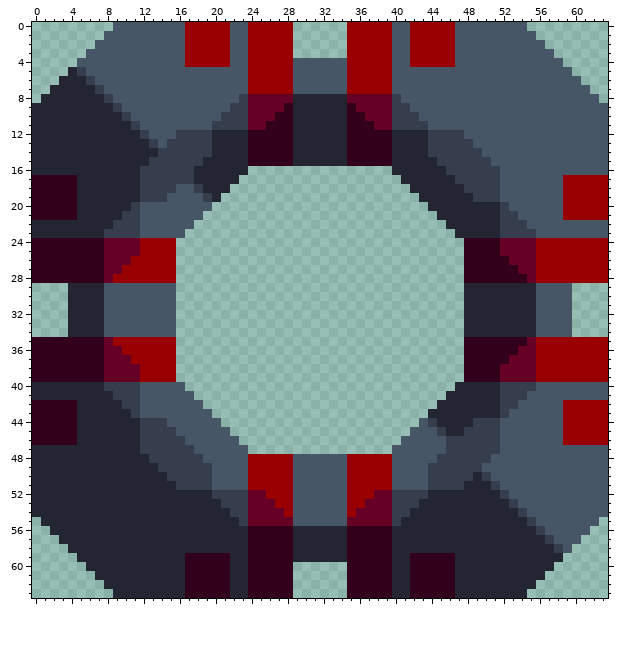
Pixel-art file -- sprites/blocks/drills/BLOOD EXTRACTOR/biotic-zlo-production-blood-extractor.ase. This is how it looked before the edit.
64x64 pixels, 1 frame.
After:
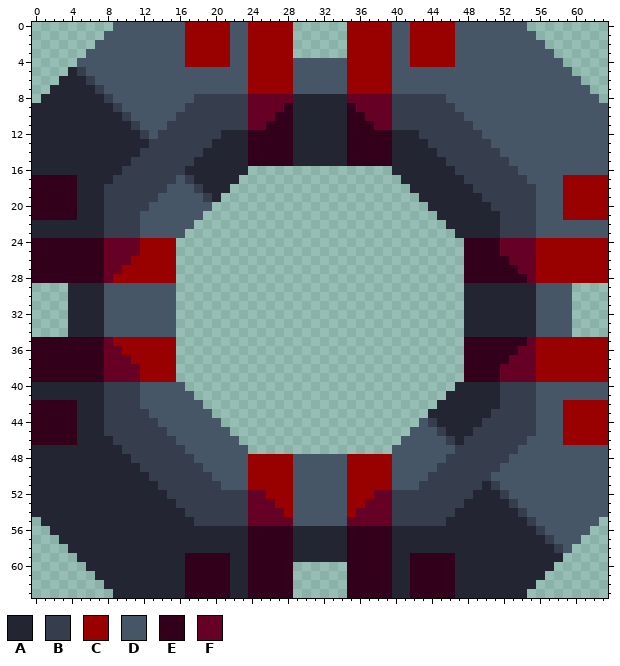
Palette (. is transparent): A #242533  B #363d4d  C #990000  D #475666  E #33001b  F #660025
Difference:
--- layer "Layer"
@@ x 0..63 @@
  7 ..AAAAABDDDDDDDDDDDDDDDDCCCCCDDDDDDCCCCCDDDDDDDDDDDDDDDDDDDDDD..
- 8 .AAAAAAABDDDDDDDDDDDDDDBFFFFFAAAAAAFFFFFBDDDDDDDDDDDDDDDDDDDDDD.
- 9 AAAAAAAAABDDDDDDDDDDDDBBFFFFEAAAAAAEFFFFBBDDDDDDDDDDDDDDDDDDDDDD
-10 AAAAAAAAAABDDDDDDDDDDBBBFFFEEAAAAAAEEFFFBBBDDDDDDDDDDDDDDDDDDDDD
-11 AAAAAAAAAAABDDDDDDDDBBBBFFEEEAAAAAAEEEFFBBBBDDDDDDDDDDDDDDDDDDDD
-12 AAAAAAAAAAAABDDDBBBBAAAAEEEEEAAAAAAEEEEEAAAABBBBDDDDDDDDDDDDDDDD
-13 AAAAAAAAAAAAABDBBBBBAAAAEEEEEAAAAAAEEEEEAAAABBBBBDDDDDDDDDDDDDDD
-14 AAAAAAAAAAAAAABBBBBBAAAAEEEEEAAAAAAEEEEEAAAABBBBBBDDDDDDDDDDDDDD
-15 AAAAAAAAAAAAABBBBBBAAAAAEEEEEAAAAAAEEEEEAAAAABBBBBBDDDDDDDDDDDDD
-16 AAAAAAAAAAAABBBBBBAAAAAA................AAAAAABBBBBBDDDDDDDDDDDD
-17 EEEEEAAAAAAABBBBBBAAAAA..................AAAAAABBBBBDDDDDDDCCCCC
-18 EEEEEAAAAAAABBBBDDBAAA....................AAAAAABBBBDDDDDDDCCCCC
-19 EEEEEAAAAAAABBBDDDDBA......................AAAAAABBBDDDDDDDCCCCC
-20 EEEEEAAAAAABDDDDDDDD........................AAAAAAAABDDDDDDCCCCC
-21 EEEEEAAAAABBDDDDDDD..........................AAAAAAABBDDDDDCCCCC
-22 AAAAAAAAABBBDDDDDD............................AAAAAABBBDDDDDDDDD
+ 8 .AAAAAAABDDDDDDDDDBBBBBBFFFFFAAAAAAFFFFFBBBBBBDDDDDDDDDDDDDDDDD.
+ 9 AAAAAAAAABDDDDDDDBBBBBBBFFFFEAAAAAAEFFFFBBBBBBBDDDDDDDDDDDDDDDDD
+10 AAAAAAAAAABDDDDDBBBBBBBBFFFEEAAAAAAEEFFFBBBBBBBBDDDDDDDDDDDDDDDD
+11 AAAAAAAAAAABDDDBBBBBBBBBFFEEEAAAAAAEEEFFBBBBBBBBBDDDDDDDDDDDDDDD
+12 AAAAAAAAAAAABDBBBBBBBAAAEEEEEAAAAAAEEEEEAAABBBBBBBDDDDDDDDDDDDDD
+13 AAAAAAAAAAAAABBBBBBBAAAAEEEEEAAAAAAEEEEEAAAABBBBBBBDDDDDDDDDDDDD
+14 AAAAAAAAAAAABBBBBBBAAAAAEEEEEAAAAAAEEEEEAAAAABBBBBBBDDDDDDDDDDDD
+15 AAAAAAAAAAABBBBBBBAAAAAAEEEEEAAAAAAEEEEEAAAAAABBBBBBBDDDDDDDDDDD
+16 AAAAAAAAAABBBBBBBAAAAAAA................AAAAAAABBBBBBBDDDDDDDDDD
+17 EEEEEAAAABBBBBBBDBAAAAA..................AAAAAAABBBBBBBDDDDCCCCC
+18 EEEEEAAABBBBBBBDDDBAAA....................AAAAAAABBBBBBBDDDCCCCC
+19 EEEEEAAABBBBBBDDDDDBA......................AAAAAAABBBBBBDDDCCCCC
+20 EEEEEAAABBBBBDDDDDDD........................AAAAAAABBBBBDDDCCCCC
+21 EEEEEAAABBBBDDDDDDD..........................AAAAAAABBBBDDDCCCCC
+22 AAAAAAAABBBBDDDDDD............................AAAAAABBBBDDDDDDDD
 23 AAAAAAAABBBBDDDDD..............................AAAAABBBBDDDDDDDD
@@ x 0..63 @@
 40 AAAAAAAABBBBDDDDD..............................AAAAABBBBDDDDDDDD
-41 AAAAAAAAABBBDDDDDD............................AAAAAABBBDDDDDDDDD
-42 EEEEEAAAAABBDDDDDDD..........................AAAAAAABBDDDDDCCCCC
-43 EEEEEAAAAAABDDDDDDDD........................AAAAAAAABDDDDDDCCCCC
-44 EEEEEAAAAAAABBBDDDDDD......................DBAAAABBBDDDDDDDCCCCC
-45 EEEEEAAAAAAABBBBDDDDDD....................DDDBAABBBBDDDDDDDCCCCC
-46 EEEEEAAAAAAABBBBBDDDDDD..................DDDDDBBBBBBDDDDDDDCCCCC
-47 AAAAAAAAAAAABBBBBBDDDDDD................DDDDDDBBBBBBDDDDDDDDDDDD
-48 AAAAAAAAAAAAABBBBBBDDDDDCCCCCDDDDDDCCCCCDDDDDBBBBBBDDDDDDDDDDDDD
-49 AAAAAAAAAAAAAABBBBBBDDDDCCCCCDDDDDDCCCCCDDDDBBBBBBDDDDDDDDDDDDDD
-50 AAAAAAAAAAAAAAABBBBBDDDDCCCCCDDDDDDCCCCCDDDDBBBBBABDDDDDDDDDDDDD
-51 AAAAAAAAAAAAAAAABBBBDDDDCCCCCDDDDDDCCCCCDDDDBBBBAAABDDDDDDDDDDDD
-52 AAAAAAAAAAAAAAAAAAAABBBBFFCCCDDDDDDCCCFFBBBBAAAAAAAABDDDDDDDDDDD
-53 AAAAAAAAAAAAAAAAAAAAABBBFFFCCDDDDDDCCFFFBBBAAAAAAAAAABDDDDDDDDDD
-54 AAAAAAAAAAAAAAAAAAAAAABBFFFFCDDDDDDCFFFFBBAAAAAAAAAAAABDDDDDDDDD
-55 .AAAAAAAAAAAAAAAAAAAAAABFFFFFDDDDDDFFFFFBAAAAAAAAAAAAAABDDDDDDD.
+41 AAAAAAAABBBBDDDDDD............................AAAAAABBBBDDDDDDDD
+42 EEEEEAAABBBBDDDDDDD..........................AAAAAAABBBBDDDCCCCC
+43 EEEEEAAABBBBBDDDDDDD........................AAAAAAABBBBBDDDCCCCC
+44 EEEEEAAABBBBBBDDDDDDD......................DBAAAAABBBBBBDDDCCCCC
+45 EEEEEAAABBBBBBBDDDDDDD....................DDDBAAABBBBBBBDDDCCCCC
+46 EEEEEAAAABBBBBBBDDDDDDD..................DDDDDBABBBBBBBDDDDCCCCC
+47 AAAAAAAAAABBBBBBBDDDDDDD................DDDDDDDBBBBBBBDDDDDDDDDD
+48 AAAAAAAAAAABBBBBBBDDDDDDCCCCCDDDDDDCCCCCDDDDDDBBBBBBBDDDDDDDDDDD
+49 AAAAAAAAAAAABBBBBBBDDDDDCCCCCDDDDDDCCCCCDDDDDBBBBBBBDDDDDDDDDDDD
+50 AAAAAAAAAAAAABBBBBBBDDDDCCCCCDDDDDDCCCCCDDDDBBBBBBBDDDDDDDDDDDDD
+51 AAAAAAAAAAAAAABBBBBBBDDDCCCCCDDDDDDCCCCCDDDBBBBBBBABDDDDDDDDDDDD
+52 AAAAAAAAAAAAAAABBBBBBBBBFFCCCDDDDDDCCCFFBBBBBBBBBAAABDDDDDDDDDDD
+53 AAAAAAAAAAAAAAAABBBBBBBBFFFCCDDDDDDCCFFFBBBBBBBBAAAAABDDDDDDDDDD
+54 AAAAAAAAAAAAAAAAABBBBBBBFFFFCDDDDDDCFFFFBBBBBBBAAAAAAABDDDDDDDDD
+55 .AAAAAAAAAAAAAAAAABBBBBBFFFFFDDDDDDFFFFFBBBBBBAAAAAAAAABDDDDDDD.
 56 ..AAAAAAAAAAAAAAAAAAAAAAEEEEEAAAAAAEEEEEAAAAAAAAAAAAAAAABDDDDD..
Where, in picture pixels (left, top, right, bottom), the same in both pictures:
changed: (104, 94, 239, 229)
changed: (401, 94, 536, 229)
changed: (104, 391, 239, 526)
changed: (401, 391, 536, 526)
